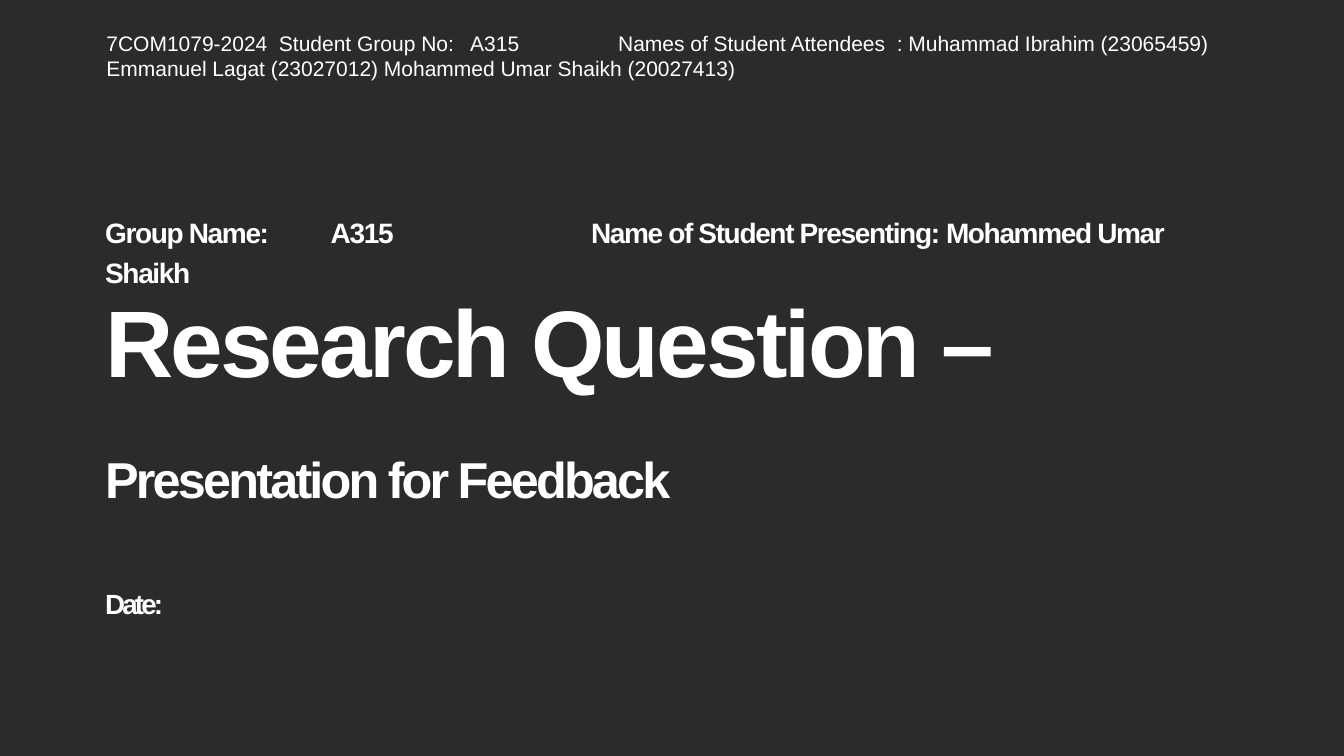
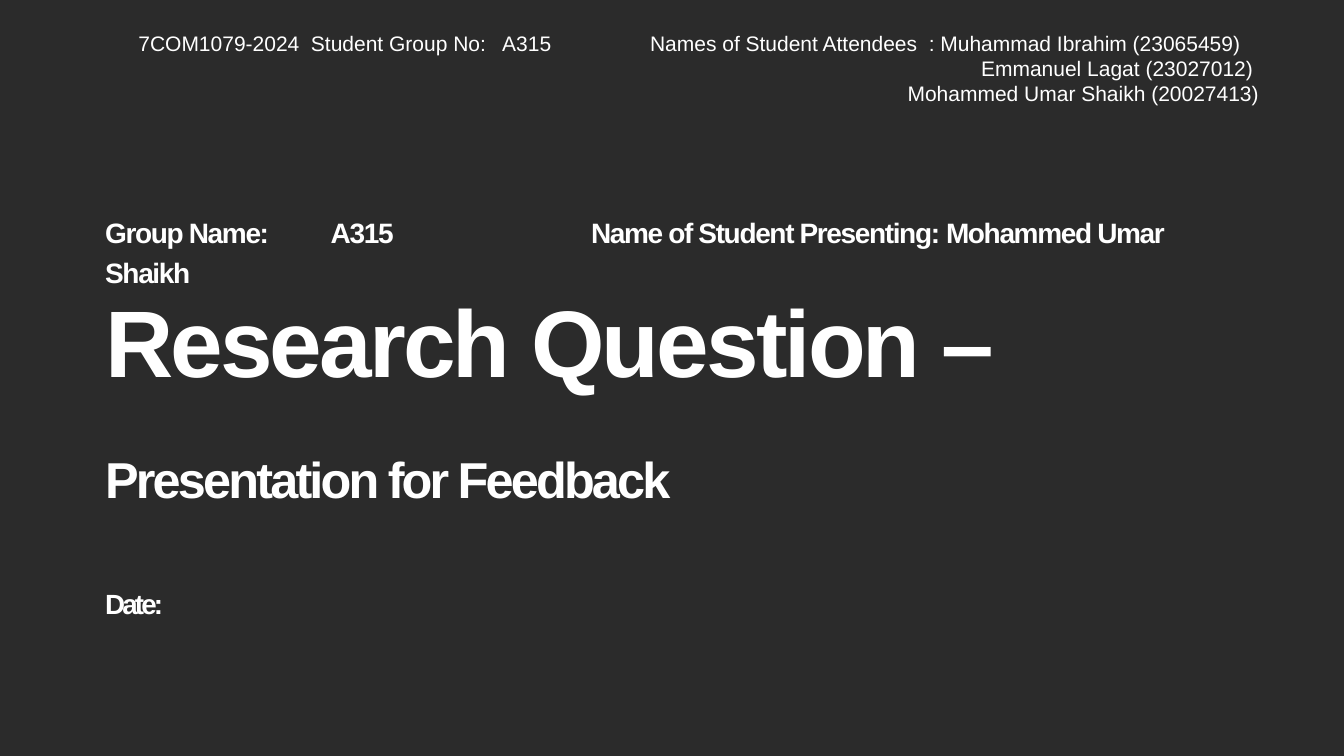
Before and after one commit to IbbiShahid/Research-Question-and-Visualisation, a slide deck: slide 1 of researchQuestion.pptx (slide 2 before the commit). Drawn at 1344x756 pixels with LibreOffice and Linux fonts; fonts in the diff are those of the drawing; background and template pictures are left out; a plain dark background stands for a picture behind light text. Boxes give left, top, right and bottom in pixels: in the first picture for what was removed or moved away, otherwise in the second. Text is boxed around its words. In the diff, an @@ line names an element or a change of style, - is before the commit and + after.

```diff
--- a/researchQuestion.pptx
+++ b/researchQuestion.pptx
@@ text at [138, 35, 1258, 106]: text changed @@
-7COM1079-2024 Student Group No: A315 Names of Student Attendees : Muhammad Ibrahim (23065459) Emmanuel Lagat (23027012) Mohammed Umar Shaikh (20027413)
+7COM1079-2024 Student Group No: A315 Names of Student Attendees : Muhammad Ibrahim (23065459) Emmanuel Lagat (23027012)
+Mohammed Umar Shaikh (20027413)
```
Also in this commit, not shown: 3 other slides changed, 2 slides removed.
